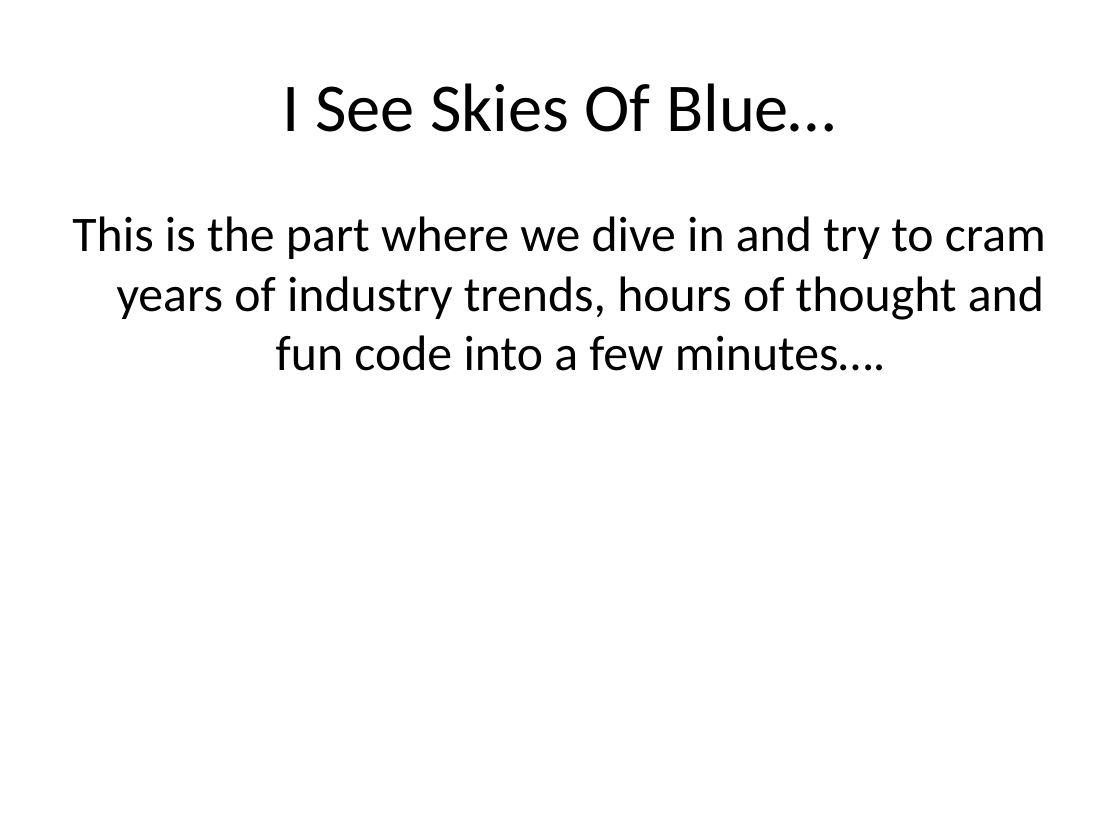
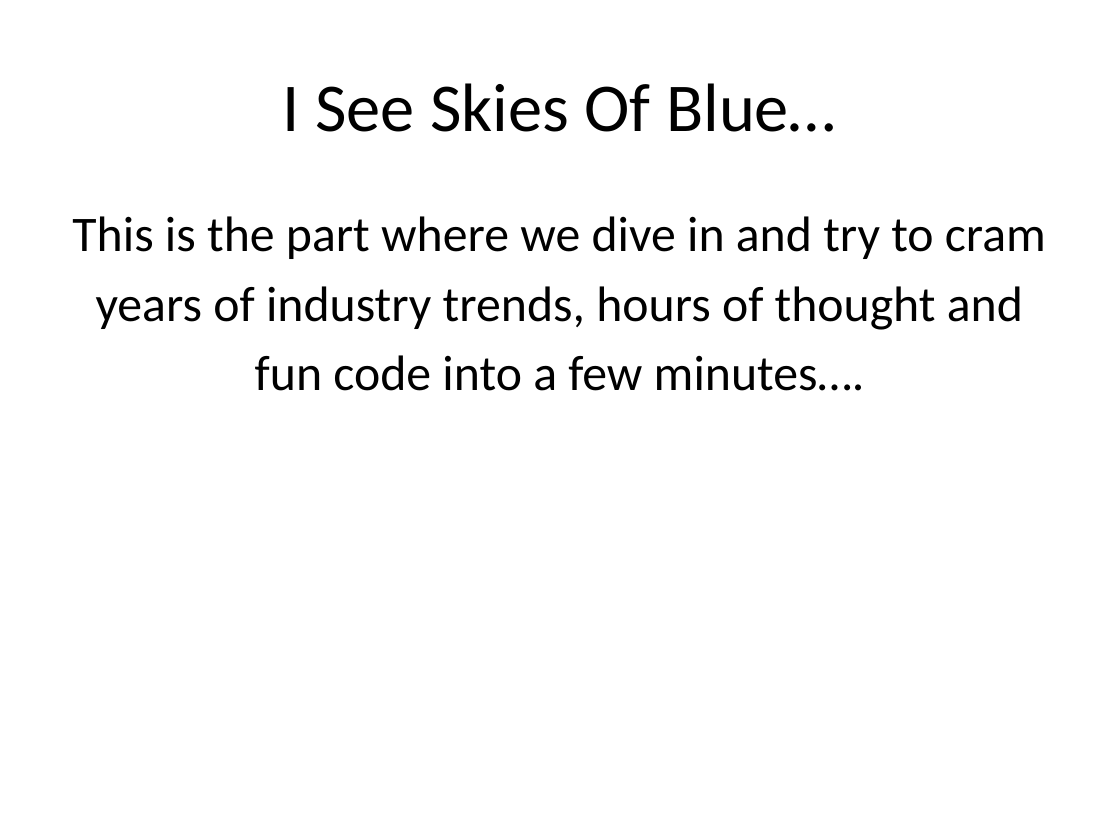
Before and after one commit to vaporworks/Devlink2011-REST-WebClient, a slide deck: slide 15 of PowerPoint/joint_talk_notes.pptx. Drawn at 1120x840 pixels with LibreOffice and Linux fonts; fonts in the diff are those of the drawing. Boxes give left, top, right and bottom in pixels: in the first picture for what was removed or moved away, otherwise in the second. Text is boxed around its words. In the diff, an @@ line names an element or a change of style, - is before the commit and + after.

Commit message:
PPt updates

```diff
--- a/PowerPoint/joint_talk_notes.pptx
+++ b/PowerPoint/joint_talk_notes.pptx
@@ text at box(72, 216, 1046, 391): text changed @@
-This is the part where we dive in and try to cram years of industry trends, hours of thought and fun code into a few minutes….
+This is the part where we dive in and try to cram
+years of industry trends, hours of thought and
+fun code into a few minutes….
```
